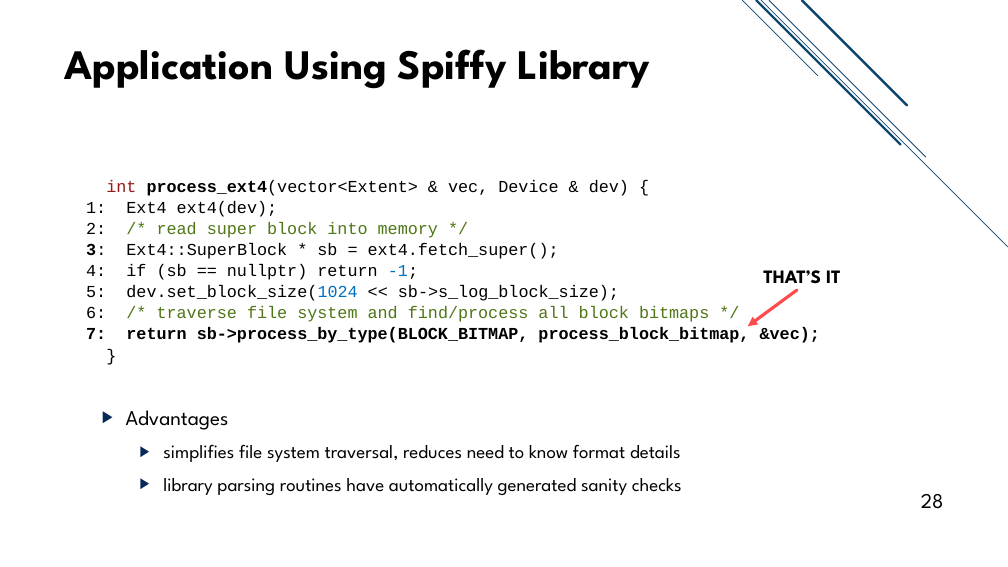
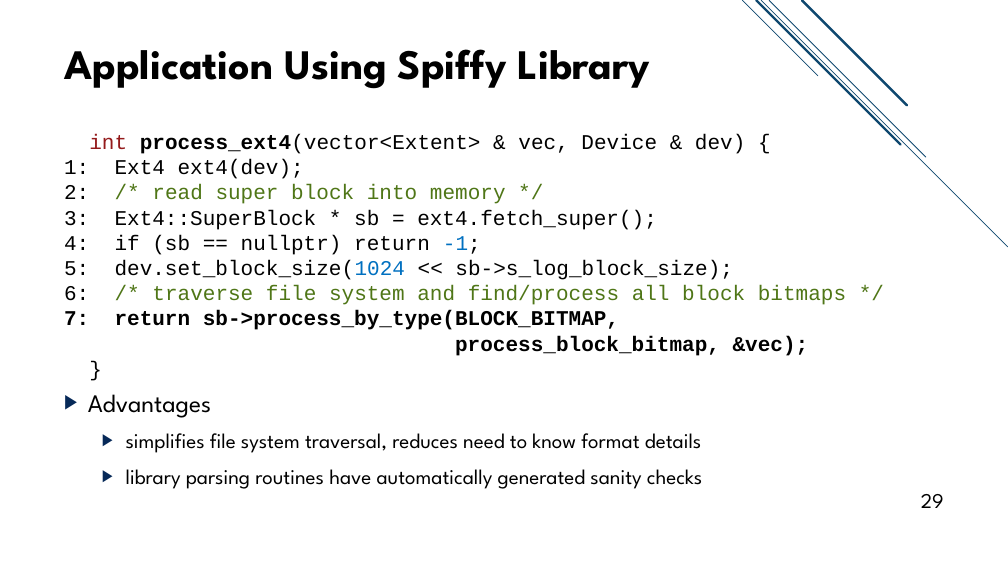
Before and after one commit to jacksun007/spiffy-paper, a slide deck: slide 29 of talk/spiffy_talk.pptx (slide 28 before the commit). Drawn at 1008x567 pixels with LibreOffice and Linux fonts; fonts in the diff are those of the drawing. Boxes give left, top, right and bottom in pixels: in the first picture for what was removed or moved away, otherwise in the second. Text is boxed around its words. In the diff, an @@ line names an element or a change of style, - is before the commit and + after.

Commit message:
updated slides to increase code font size and unify look of graphics

```diff
--- a/talk/spiffy_talk.pptx
+++ b/talk/spiffy_talk.pptx
@@ text "int process_ext4(vector<Extent> & vec, Device ...": place and size @@
-text "int process_ext4(vector<Extent> & vec, Device ..." at box(86, 180, 820, 343)
+text "int process_ext4(vector<Extent> & vec, Device ..." at box(64, 134, 846, 356)
@@ text "int process_ext4(vector<Extent> & vec, Device ..." at box(64, 134, 846, 356): size 16 to 20 pt; bold off in "3:"; line spacing 20pt to 1 @@
@@ arrow removed from (797, 290) to (748, 327) @@
@@ text removed at box(763, 270, 841, 290) @@
-THAT’S IT
@@ text "Advantages": place and size @@
-text "Advantages" at box(126, 410, 682, 495)
+text "Advantages" at box(88, 394, 702, 489)
@@ text "Advantages" at box(88, 394, 702, 489): size 20 to 24 pt in "Advantages"; size 18 to 20 pt; list level 2 to 1 in "Advantages"; list level 3 to 2 in "simplifies file system traversal, reduces ..."; list level 3 to 2 in "library parsing routines have automatically ..." @@
@@ page number at box(921, 494, 944, 508): text changed @@
-28
+29
```
Also in this commit, not shown: 21 other slides changed, 2 slides added, 1 other file.
